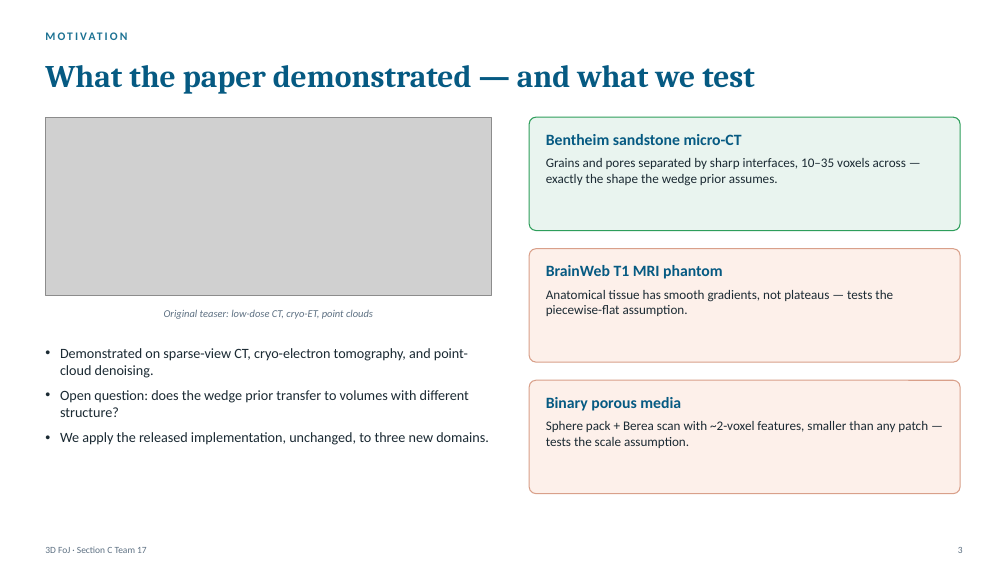
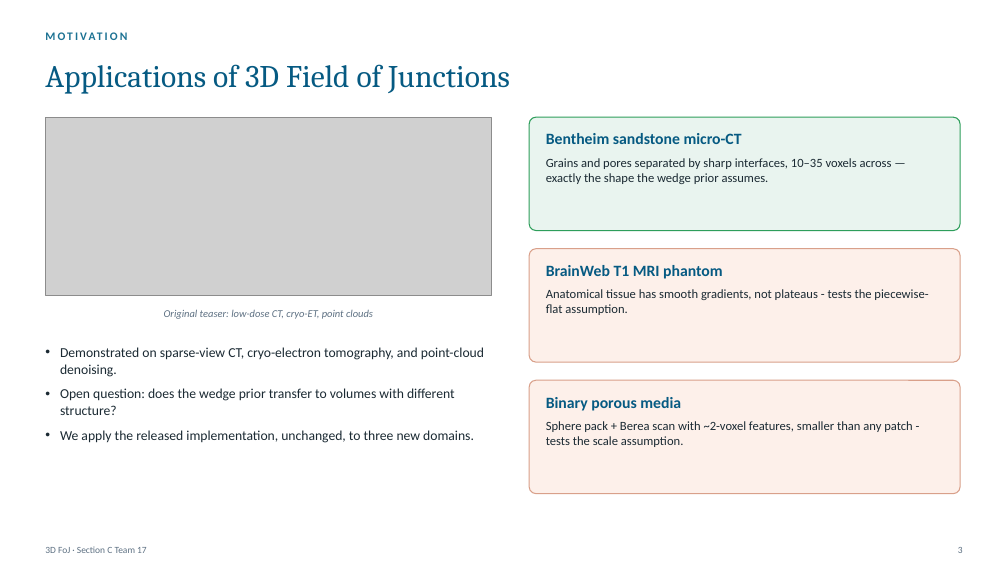
Before and after one commit to samudraneel05/SectionC_Team17, a slide deck: slide 3 of presentation/SectionC_Team17_presentation.pptx. Drawn at 1008x567 pixels with LibreOffice and Linux fonts; fonts in the diff are those of the drawing; grey boxes stand for pictures. Boxes give left, top, right and bottom in pixels: in the first picture for what was removed or moved away, otherwise in the second. Text is boxed around its words. In the diff, an @@ line names an element or a change of style, - is before the commit and + after.

```diff
--- a/presentation/SectionC_Team17_presentation.pptx
+++ b/presentation/SectionC_Team17_presentation.pptx
@@ text removed at (45, 65, 755, 94) @@
-What the paper demonstrated — and what we test
@@ text added at (45, 64, 510, 94), 30 pt, text #065A82 @@
+Applications of 3D Field of Junctions
@@ text "Bentheim sandstone micro-CT" at (546, 133, 892, 184): size 12.5 to 12 pt in "Grains and pores separated by sharp interfaces, ..." @@
@@ text at (546, 289, 928, 315): text changed; size 12.5 to 12 pt @@
-Anatomical tissue has smooth gradients, not plateaus — tests the piecewise-flat assumption.
+Anatomical tissue has smooth gradients, not plateaus - tests the piecewise-flat assumption.
@@ text "Demonstrated on sparse-view CT, cryo-electron ..." at (60, 347, 484, 443): size 13.5 to 13 pt @@
@@ text at (546, 421, 913, 447): text changed; size 12.5 to 12 pt @@
-Sphere pack + Berea scan with ~2-voxel features, smaller than any patch — tests the scale assumption.
+Sphere pack + Berea scan with ~2-voxel features, smaller than any patch - tests the scale assumption.
```
Also in this commit, not shown: 9 other slides changed, 5 other files.
